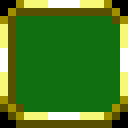
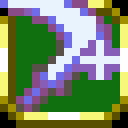
Before/after of a (128, 128) layered artwork. What changed in the layer stack:
painted on "Layer 2" over [0, 0, 120, 112]
